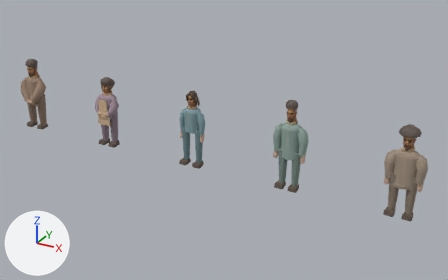
Before and after pictures for a commit that changed the glTF model game/assets/generated/urman_character_kit.glb.
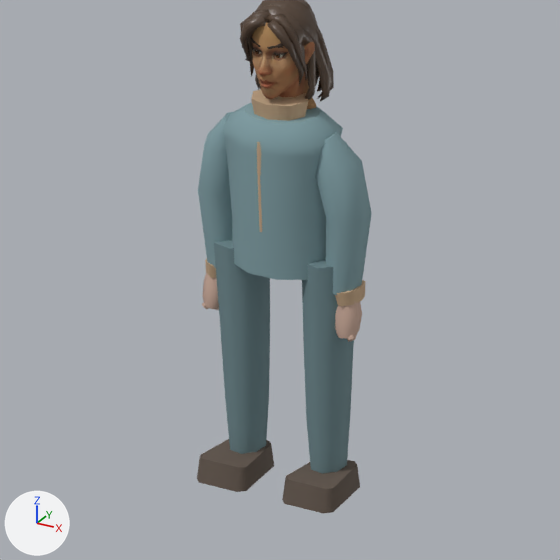
Each version is shown from a 50 mm lens placed at (11.72, -11.09, 6.32), pointed at (5.52, 0.17, 0.69), then close up on the part from 33% to 52% of the width and 33% to 63% of the height. The axes (+X, +Y, +Z) are drawn at lower left. The lights are the same throughout. The last two pictures show the newer version. Objects named as collision shapes, trigger or cutter boxes, shadow casters or lower levels of detail are left out. Where no turn or scale is listed for an object, it has been applied to the vertices. Vertices at exactly the same position are counted once.

Objects in the first close-up: 'Alsu_Body_LOD0', 'Alsu_BootLeft_LOD0', 'Alsu_BootRight_LOD0', 'Alsu_Hair_LOD0', 'Alsu_HeadHandLeft_LOD0', 'Alsu_HeadHandRight_LOD0', 'Alsu_Head_LOD0', 'Alsu_ScarfBand_LOD0', 'Alsu_ShoulderCuffLeft_LOD0', 'Alsu_ShoulderCuffRight_LOD0', 'Alsu_SleeveLeft_LOD0', 'Alsu_SleeveRight_LOD0', 'Alsu_TrouserLeft_LOD0', 'Alsu_TrouserRight_LOD0' and 3 more.
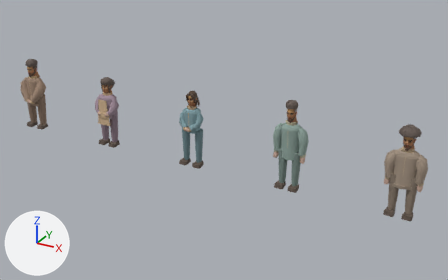
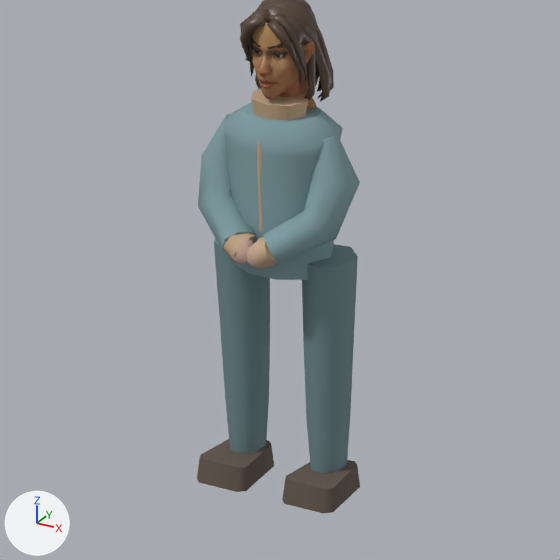
Boxes [x1, y1, x2, y2] around the edits, measured in the close-ups (560 x 560 px):
'Alsu_SleeveRight_LOD0', reshaped (72% wider, 20% shorter)
    before: [316, 133, 372, 295]
    after: [263, 135, 360, 264]
'Alsu_SleeveLeft_LOD0', reshaped
    before: [198, 112, 233, 268]
    after: [198, 114, 255, 250]
'Alsu_HeadHandRight_LOD0', reshaped
    before: [335, 302, 362, 339]
    after: [247, 241, 273, 269]
'Alsu_ShoulderCuffRight_LOD0', moved, turned
    before: [335, 280, 366, 306]
    after: [253, 237, 277, 267]
'Alsu_HeadHandLeft_LOD0', reshaped
    before: [202, 273, 219, 310]
    after: [228, 237, 253, 265]
'Alsu_ShoulderCuffLeft_LOD0', moved, turned
    before: [205, 258, 216, 278]
    after: [223, 233, 256, 260]

What the commit changed:
me_alsu_headhandleft_lod0mesh is used by ob_alsu_headhandleft_lod0; location (0.0, 0.0, 0.0).
me_alsu_headhandleft_lod0mesh had 32 vertices, 60 faces and spanned x 4.494..4.587, y -0.077..0.017, z 0.607..0.763.
me_alsu_headhandleft_lod0mesh now has 32 vertices, 60 faces and spans x 4.71..4.809, y -0.258..-0.164, z 0.89..0.987.
me_alsu_headhandleft_lod0mesh part 1: 32 of 32 vertices moved; they spanned x 4.494..4.587, y -0.077..0.017, z 0.607..0.763 and now span x 4.71..4.809, y -0.258..-0.164, z 0.89..0.987; mean shift (0.228, -0.176, 0.251).
me_alsu_sleeveleft_lod0mesh is used by ob_alsu_sleeveleft_lod0; location (0.0, 0.0, 0.0).
me_alsu_sleeveleft_lod0mesh had 28 vertices, 52 faces and spanned x 4.47..4.662, y -0.092..0.084, z 0.773..1.331.
me_alsu_sleeveleft_lod0mesh now has 28 vertices, 52 faces and spans x 4.499..4.78, y -0.243..0.059, z 0.9..1.326.
me_alsu_sleeveleft_lod0mesh part 2: 28 of 28 vertices moved; they spanned x 4.47..4.662, y -0.092..0.084, z 0.773..1.331 and now span x 4.499..4.78, y -0.243..0.059, z 0.9..1.326; mean shift (0.059, -0.071, 0.028).
me_alsu_headhandright_lod0mesh is used by ob_alsu_headhandright_lod0; location (0.0, 0.0, 0.0).
me_alsu_headhandright_lod0mesh had 32 vertices, 60 faces and spanned x 5.012..5.106, y -0.077..0.017, z 0.607..0.763.
me_alsu_headhandright_lod0mesh now has 32 vertices, 60 faces and spans x 4.79..4.891, y -0.258..-0.164, z 0.891..0.987.
me_alsu_headhandright_lod0mesh part 3: 32 of 32 vertices moved; they spanned x 5.012..5.106, y -0.077..0.017, z 0.607..0.763 and now span x 4.79..4.891, y -0.258..-0.164, z 0.891..0.987; mean shift (-0.228, -0.176, 0.251).
me_alsu_sleeveright_lod0mesh is used by ob_alsu_sleeveright_lod0; location (0.0, 0.0, 0.0).
me_alsu_sleeveright_lod0mesh had 28 vertices, 52 faces and spanned x 4.934..5.123, y -0.092..0.084, z 0.773..1.33.
me_alsu_sleeveright_lod0mesh now has 28 vertices, 52 faces and spans x 4.821..5.092, y -0.243..0.059, z 0.895..1.327.
me_alsu_sleeveright_lod0mesh part 4: 28 of 28 vertices moved; they spanned x 4.934..5.123, y -0.092..0.084, z 0.773..1.33 and now span x 4.821..5.092, y -0.243..0.059, z 0.895..1.327; mean shift (-0.058, -0.071, 0.028).
Object 'Alsu_ShoulderCuffLeft_LOD0' (ob_alsu_shouldercuffleft_lod0) moves from (4.545, -0.005, 0.763) to (4.738, -0.188, 0.949).
Object 'Alsu_ShoulderCuffLeft_LOD0' (ob_alsu_shouldercuffleft_lod0) turns from (0, 8.8, 0) to (0, 121, 0) degrees about x, y and z.
Object 'Alsu_ShoulderCuffRight_LOD0' (ob_alsu_shouldercuffright_lod0) moves from (5.055, -0.005, 0.763) to (4.862, -0.188, 0.949).
Object 'Alsu_ShoulderCuffRight_LOD0' (ob_alsu_shouldercuffright_lod0) turns from (0, -7.2, 0) to (0, -121, 0) degrees about x, y and z.
